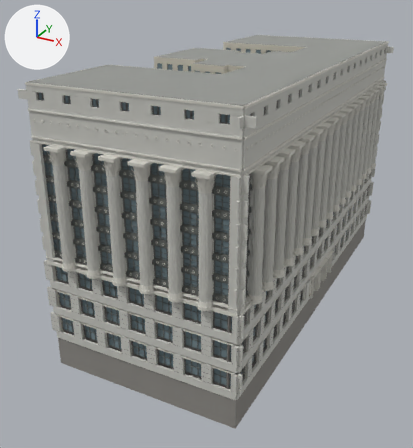
The Blender file godot/tools/blender/authored/county_building.blend, before and after one commit.
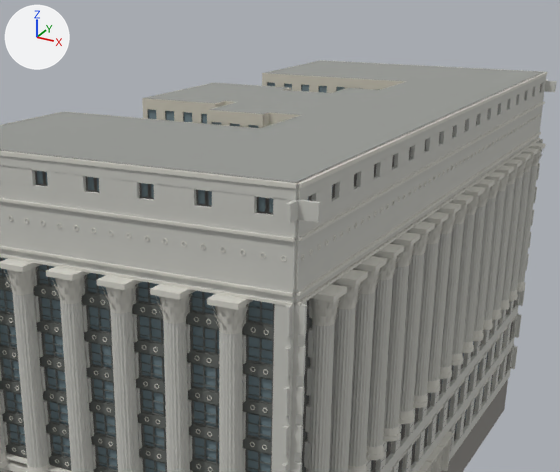
There are two pictures of each version: one whole from a 50 mm camera at (65.8, -142.5, 83.1) aimed at (-7.0, -10.2, 16.9), one close up on the part from 17% to 96% of the width and 0% to 61% of the height. Lighting does not change. The marker at upper left points along +X, +Y and +Z. The older version's two pictures come first.

In view in the first close-up: 'Dark terra cotta spandrels and sashes', 'Opaque recessed backing and unsurveyed courts', 'Pale granite and terra cotta relief', 'Pale utilitarian light court masonry', 'Roof slab and coping', 'Separate recessed blue grey sash panes', 'Woodbury grey granite'.
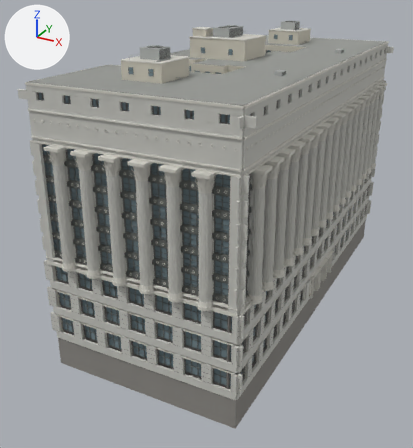
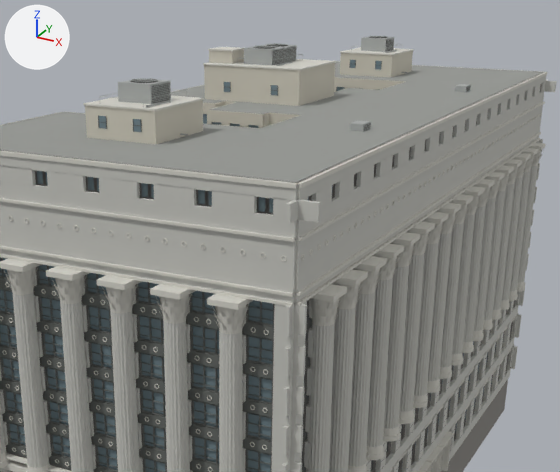
Location of each change, [x1, y1, x2, y2] in pixels of the close-ups (560 x 472 px):
'Pale granite and terra cotta relief', reshaped
    before: [0, 60, 547, 472]
    after: [0, 47, 547, 472]
'Dark terra cotta spandrels and sashes', reshaped (mostly hidden)
    before: [0, 82, 515, 472]
    after: [0, 36, 515, 472]
'Pale utilitarian light court masonry', reshaped
    before: [2, 60, 406, 129]
    after: [2, 50, 413, 144]
'Separate recessed blue grey sash panes', reshaped (mostly hidden)
    before: [0, 82, 504, 472]
    after: [0, 60, 504, 472]
'County roof galvanized equipment and pipes', added
    after: [100, 36, 471, 136]
part 1 of me_individual_base_sash_glazing, added
    after: [224, 82, 230, 92]
part 2 of me_individual_base_sash_glazing, added
    after: [271, 85, 277, 96]
part 3 of me_individual_base_sash_glazing, added
    after: [99, 116, 106, 129]
part 4 of me_individual_base_sash_glazing, added
    after: [133, 119, 141, 132]
part 5 of me_individual_base_sash_glazing, added
    after: [350, 60, 355, 68]
part 6 of me_base_sash_transom_and_meeting_rail, added
    after: [253, 44, 297, 58]
part 7 of me_base_sash_transom_and_meeting_rail, added
    after: [131, 79, 171, 103]
part 8 of me_base_sash_transom_and_meeting_rail, added
    after: [369, 36, 394, 51]
part 9 of me_deep_stone_base_window_surround, added
    after: [203, 59, 336, 71]
part 10 of me_deep_stone_base_window_surround, added
    after: [83, 95, 204, 111]
part 11 of me_deep_stone_base_window_surround, added
    after: [340, 47, 414, 55]
part 12 of me_deep_stone_base_window_surround, added
    after: [208, 47, 244, 52]
part 13 of me_mapped_shared_spine_or_narrow_court_pier, added
    after: [204, 63, 335, 106]
part 14 of me_mapped_shared_spine_or_narrow_court_pier, added
    after: [85, 100, 203, 144]
part 15 of me_mapped_shared_spine_or_narrow_court_pier, added
    after: [340, 51, 413, 77]
part 16 of me_mapped_shared_spine_or_narrow_court_pier, added
    after: [209, 50, 244, 64]

What changed in the scene script:
```text
Change me_individual_base_sash_glazing:
    remove me_individual_base_sash_glazing.from_pydata(...)  # 11832 vertices, 8874 faces; spans x -23.8..24.2, y -54.9..56.7, z 0.1..60.9
    add me_individual_base_sash_glazing.from_pydata(...)  # 11896 vertices, 8922 faces; spans x -23.8..24.2, y -54.9..56.7, z 0.1..65.2
    me_individual_base_sash_glazing part 1: a new loose piece, a box spanning x -10.55..-9.45, y -6.54..-6.5, z 63.759..65.209, in mat_separate_recessed_blue_grey_sash_panes (greyish cyan #73868e)
    me_individual_base_sash_glazing part 2: a new loose piece, a box spanning x -2.55..-1.45, y -6.54..-6.5, z 63.759..65.209, in mat_separate_recessed_blue_grey_sash_panes (greyish cyan #73868e)
    me_individual_base_sash_glazing part 3: a new loose piece, a box spanning x -7.05..-5.95, y -43.54..-43.5, z 63.759..65.209, in mat_separate_recessed_blue_grey_sash_panes (greyish cyan #73868e)
    me_individual_base_sash_glazing part 4: a new loose piece, a box spanning x -2.05..-0.95, y -43.54..-43.5, z 63.759..65.209, in mat_separate_recessed_blue_grey_sash_panes (greyish cyan #73868e)
    me_individual_base_sash_glazing part 5: a new loose piece, a box spanning x -7.05..-5.95, y 34.46..34.5, z 63.759..65.209, in mat_separate_recessed_blue_grey_sash_panes (greyish cyan #73868e)
    other edits to the shape of me_individual_base_sash_glazing do not show in these pictures
Change me_base_sash_transom_and_meeting_rail:
    remove me_base_sash_transom_and_meeting_rail.from_pydata(...)  # 50472 vertices, 37854 faces; spans x -25.5..25.9, y -55.9..58.4, z 1.2..60.9
    add me_base_sash_transom_and_meeting_rail.from_pydata(...)  # 51288 vertices, 38410 faces; spans x -25.5..25.9, y -55.9..58.4, z 1.2..70.1
    me_base_sash_transom_and_meeting_rail part 6: 176 vertices added at x -7.7..-3.5, y -4.0..4.0, z 68.7..70.1
    me_base_sash_transom_and_meeting_rail part 7: 160 vertices added at x -5.7..-1.5, y -40.0..-36.0, z 66.4..68.9
    me_base_sash_transom_and_meeting_rail part 8: 160 vertices added at x -5.7..-1.5, y 38.0..42.0, z 66.4..68.9
    other edits to the shape of me_base_sash_transom_and_meeting_rail do not show in these pictures
Change me_deep_stone_base_window_surround:
    remove me_deep_stone_base_window_surround.from_pydata(...)  # 72380 vertices, 65130 faces; spans x -24.4..27.4, y -58.1..60.0, z 0.0..62.5
    add me_deep_stone_base_window_surround.from_pydata(...)  # 72412 vertices, 65154 faces; spans x -24.4..27.4, y -58.1..60.0, z 0.0..69.7
    me_deep_stone_base_window_surround part 9: a new loose piece, a box spanning x -14.12..2.12, y -6.62..6.62, z 67.48..67.72, in mat_pale_granite_and_terra_cotta_relief (light grey #d6d4cb)
    me_deep_stone_base_window_surround part 10: a new loose piece, a box spanning x -9.12..1.12, y -43.62..-32.38, z 66.28..66.52, in mat_pale_granite_and_terra_cotta_relief (light grey #d6d4cb)
    me_deep_stone_base_window_surround part 11: a new loose piece, a box spanning x -9.12..1.12, y 34.38..45.62, z 66.28..66.52, in mat_pale_granite_and_terra_cotta_relief (light grey #d6d4cb)
    me_deep_stone_base_window_surround part 12: a new loose piece, a box spanning x -14.12..-9.88, y -5.12..-0.88, z 69.48..69.72, in mat_pale_granite_and_terra_cotta_relief (light grey #d6d4cb)
Change me_mapped_shared_spine_or_narrow_court_pier:
    remove me_mapped_shared_spine_or_narrow_court_pier.from_pydata(...)  # 8048 vertices, 6036 faces; spans x -24.9..6.5, y -55.5..56.7, z 0.0..62.5
    add me_mapped_shared_spine_or_narrow_court_pier.from_pydata(...)  # 8080 vertices, 6060 faces; spans x -24.9..6.5, y -55.5..56.7, z 0.0..69.5
    me_mapped_shared_spine_or_narrow_court_pier part 13: a new loose piece, a box spanning x -14.0..2.0, y -6.5..6.5, z 62.5..67.5, in mat_pale_utilitarian_light_court_masonry (light grey #cecabc)
    me_mapped_shared_spine_or_narrow_court_pier part 14: a new loose piece, a box spanning x -9.0..1.0, y -43.5..-32.5, z 62.5..66.3, in mat_pale_utilitarian_light_court_masonry (light grey #cecabc)
    me_mapped_shared_spine_or_narrow_court_pier part 15: a new loose piece, a box spanning x -9.0..1.0, y 34.5..45.5, z 62.5..66.3, in mat_pale_utilitarian_light_court_masonry (light grey #cecabc)
    me_mapped_shared_spine_or_narrow_court_pier part 16: a new loose piece, a box spanning x -14.0..-10.0, y -5.0..-1.0, z 62.5..69.5, in mat_pale_utilitarian_light_court_masonry (light grey #cecabc)
Add ob_county_roof_galvanized_equipment_and_pipes:
    ob_county_roof_galvanized_equipment_and_pipes = bpy.data.objects.new('County roof galvanized equipment and pipes', me_county_cooling_fan_housing)  # 1046 vertices, 568 faces; spans x -9.1..18.9, y -43.0..45.0, z 62.5..70.2; in mat_county_roof_galvanized_equipment_and_pipes (grey #b8bcba)
    ob_county_roof_galvanized_equipment_and_pipes.location = (0.0, 0.0, 0.0)
```
